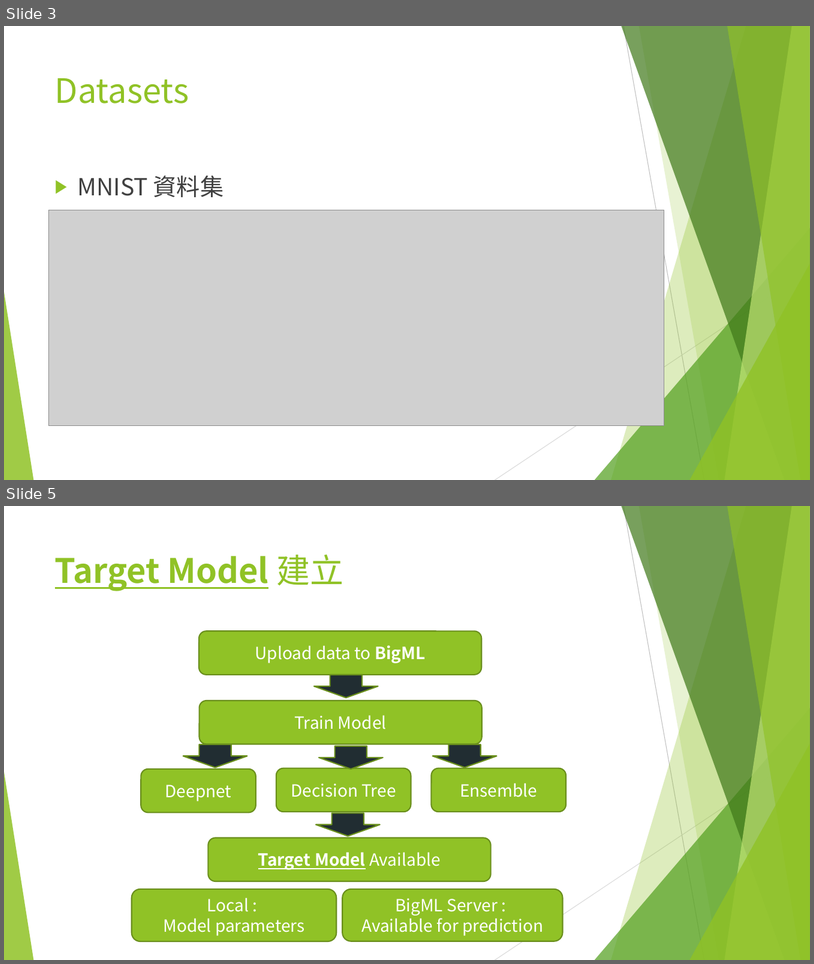
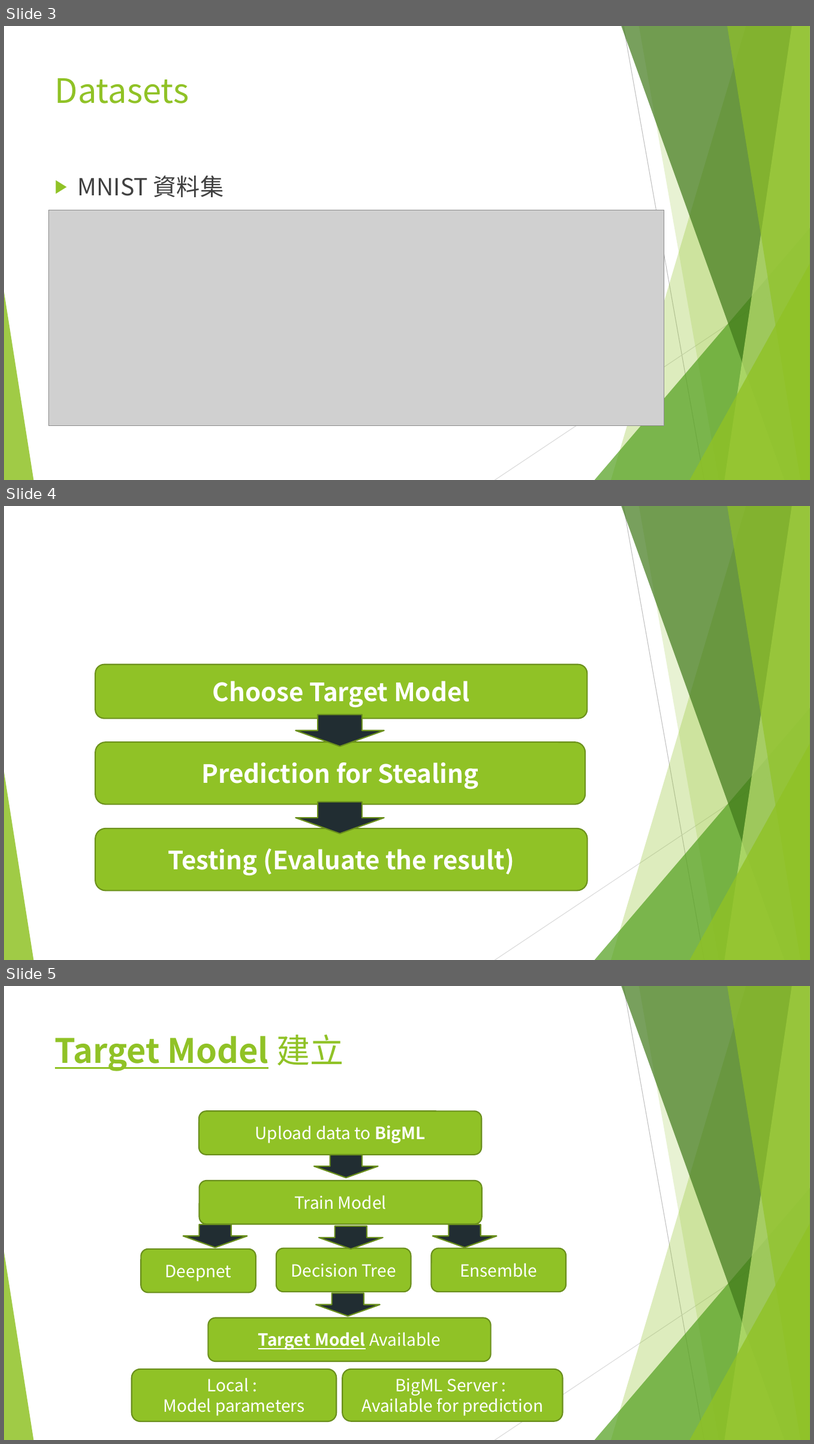
Before and after one commit to chengdejerrylin/Electrical-Engineering-Lab---networking-and-Multinmedia, a slide deck: final_demo.pptx. Shown one above the other, each under a label of ours: slides 3 and 5 before the commit, slides 3, 4 and 5 after it; the slides between them are not shown. The pictures are 814x964 and 814x1444 pixels, drawn with LibreOffice and Linux fonts; fonts in the diff are those of the drawing; grey boxes stand for pictures. Boxes give left, top, right and bottom in pixels: in the first picture for what was removed or moved away, otherwise in the second. Text is boxed around its words. In the diff, an @@ line names an element or a change of style, - is before the commit and + after.

Commit message:
change ppt

```diff
--- a/final_demo.pptx
+++ b/final_demo.pptx
@@ slide 4 added at (4,506,810,960), background #FFFFFF; not listed: 10 template elements that a slide beside it also shows @@
@@ group added at (95,664,588,891): 3 rounded rectangles, 2 down arrows @@
+Testing (Evaluate the result)
+Choose Target Model
+Prediction for Stealing
```
Also in this commit, not shown: 1 other file.
